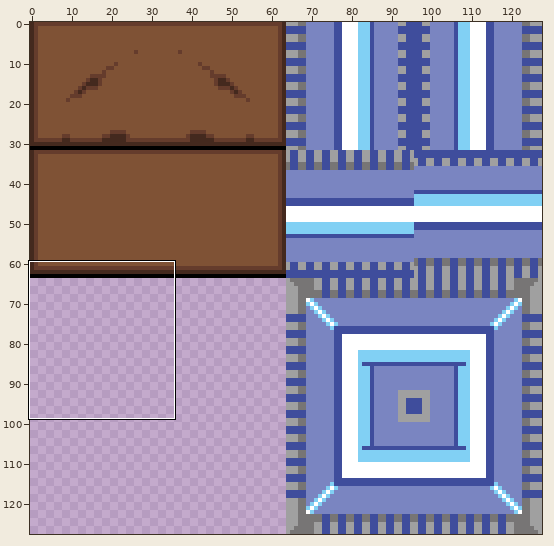
File history of a sprite sheet, android/assets/levels/tileset_basic.png. The picture above shows the old version from afar; the outline marks the close-up.
Close-up. As it was:
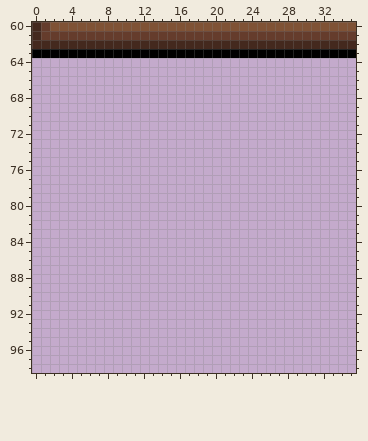
The file is 128x128 pixels. Shown: x 0..35, y 60..98.
And afterwards:
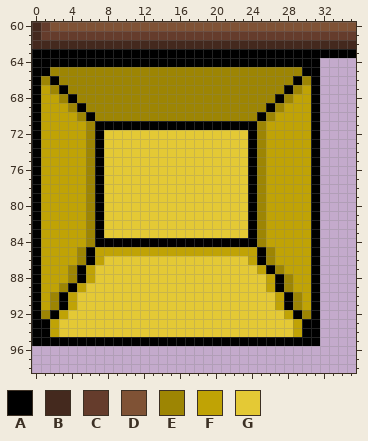
Palette (. is transparent): A #000000  B #44291e  C #653c2c  D #7f5235  E #9d8503  F #c0a305  G #e4c935
Changes in this commit:
y 64: x 0..31 ................................ -> AAAAAAAAAAAAAAAAAAAAAAAAAAAAAAAA
y 65: x 0..31 ................................ -> AAEEEEEEEEEEEEEEEEEEEEEEEEEEEEAA
y 66: x 0..31 ................................ -> AEAEEEEEEEEEEEEEEEEEEEEEEEEEEAEA
y 67: x 0..31 ................................ -> AFEAEEEEEEEEEEEEEEEEEEEEEEEEAEFA
y 68: x 0..31 ................................ -> AFFEAEEEEEEEEEEEEEEEEEEEEEEAEFFA
y 69: x 0..31 ................................ -> AFFFEAEEEEEEEEEEEEEEEEEEEEAEFFFA
y 70: x 0..31 ................................ -> AFFFFEAEEEEEEEEEEEEEEEEEEAEFFFFA
y 71: x 0..31 ................................ -> AFFFFFEAAAAAAAAAAAAAAAAAAEFFFFFA
y 72..83: x 0..31 ................................ -> AFFFFFEAGGGGGGGGGGGGGGGGAEFFFFFA
y 84: x 0..31 ................................ -> AFFFFFEAAAAAAAAAAAAAAAAAAEFFFFFA
y 85: x 0..31 ................................ -> AFFFFEAFFFFFFFFFFFFFFFFFFAEFFFFA
y 86: x 0..31 ................................ -> AFFFFEAFGGGGGGGGGGGGGGGGFAEFFFFA
y 87: x 0..31 ................................ -> AFFFEAFGGGGGGGGGGGGGGGGGGFAEFFFA
y 88: x 0..31 ................................ -> AFFFEAFGGGGGGGGGGGGGGGGGGGFAEFFA
y 89: x 0..31 ................................ -> AFFEAFGGGGGGGGGGGGGGGGGGGGFAEFFA
y 90..91: x 0..31 ................................ -> AFEAFGGGGGGGGGGGGGGGGGGGGGGFAEFA
y 92: x 0..31 ................................ -> AEAFGGGGGGGGGGGGGGGGGGGGGGGGFAEA
y 93..94: x 0..31 ................................ -> AAFGGGGGGGGGGGGGGGGGGGGGGGGGGFAA
y 95: x 0..31 ................................ -> AAAAAAAAAAAAAAAAAAAAAAAAAAAAAAAA
Changed places in both close-ups, as pixel boxes (x1, y1, x2, y2):
added: (32, 58, 320, 346)
